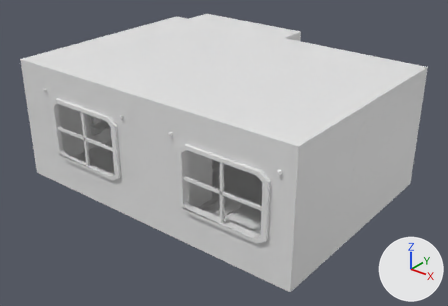
One commit to the glTF model src/assets/bedroom_base.glb: the scene before it, then after it.
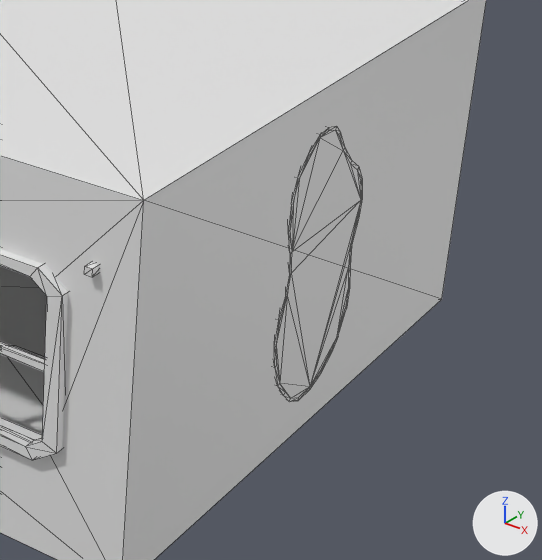
Each version is shown whole from a 50 mm lens placed at (10.53, -8.93, 6.15), pointed at (3.42, -0.04, 0.64), then close up on the part from 55% to 100% of the width and 23% to 92% of the height. Lighting does not change. The marker at lower right points along +X, +Y and +Z. The close-ups show mesh edges as thin lines. Where no turn or scale is listed for an object, it has been applied to the vertices.

Objects in the first close-up: 'blanket', 'house base', 'mirror', 'window 1 base.001'.
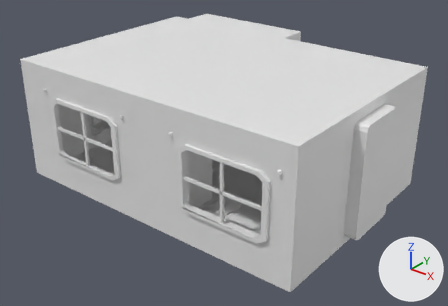
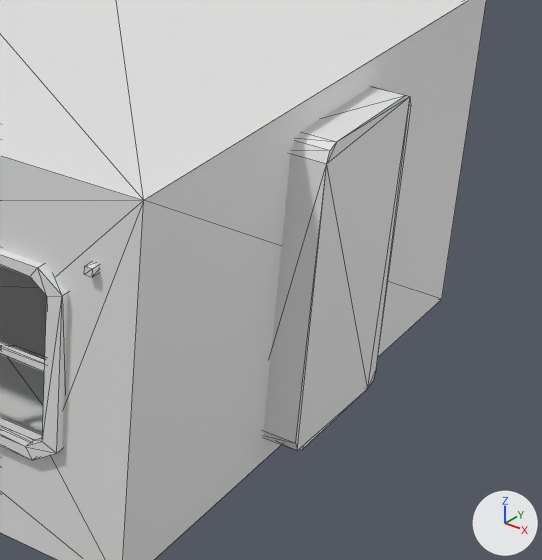
Commit message: MADE THE MIRROR WORKS...

What differs and where, as boxes (x1, y1, x2, y2) in the close-ups (542 x 560 px):
'mirror square base', added: after (263, 87, 411, 451)
'mirror', deleted: before (274, 126, 362, 402)

Patch to the scene script:
```diff
--- a/src/assets/bedroom_base.glb.py
+++ b/src/assets/bedroom_base.glb.py
@@ me_plane_004 @@
+me_plane_004.from_pydata(...)  # 32 vertices, 56 faces; spans x -0.08..0.25, y -0.58..0.58, z -1.08..1.08
+me_plane_004.materials.append(mat_material_001)  # white #e7e7e7
@@ ob_mirror @@
-ob_mirror = bpy.data.objects.new('mirror', me_plane)
-ob_mirror.location = (6.453, -0.095, 1.745)
@@ ob_mirror_square_base @@
+ob_mirror_square_base = bpy.data.objects.new('mirror square base', me_plane_004)
+ob_mirror_square_base.location = (6.482, -0.03, 1.231)
```
